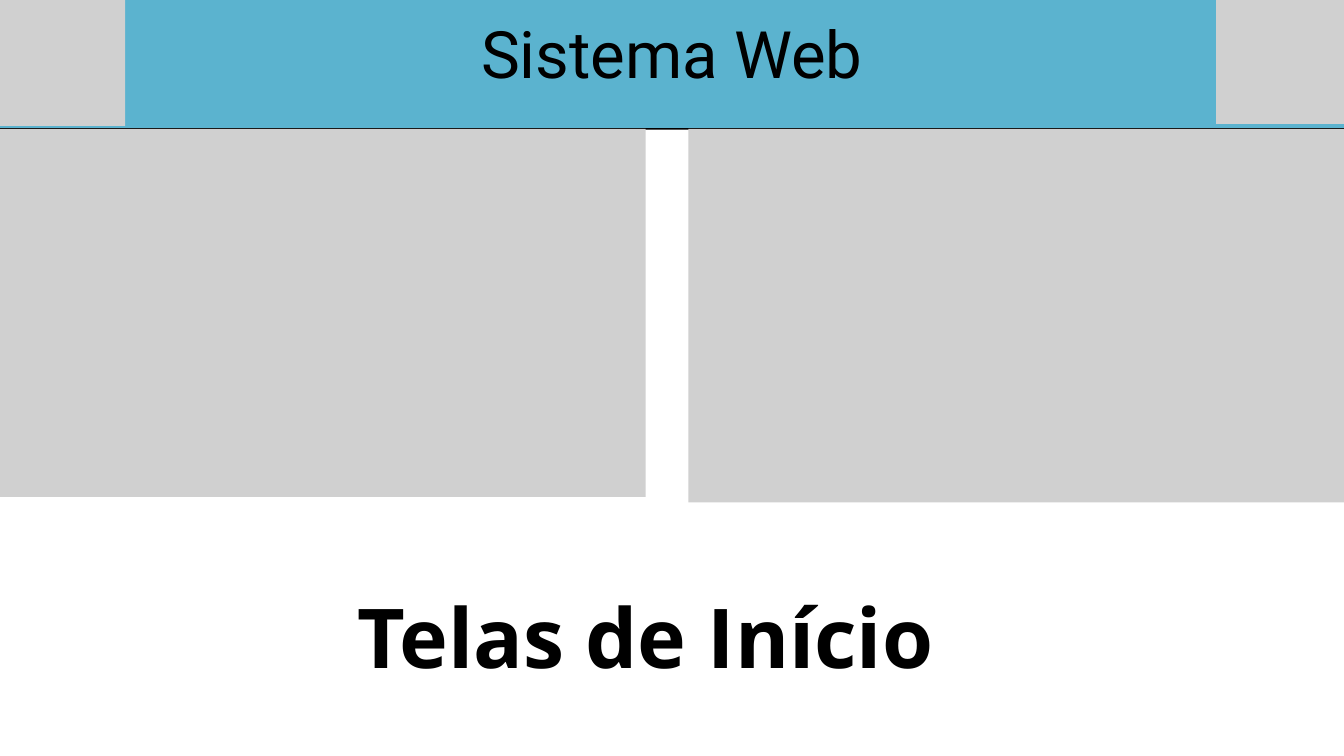
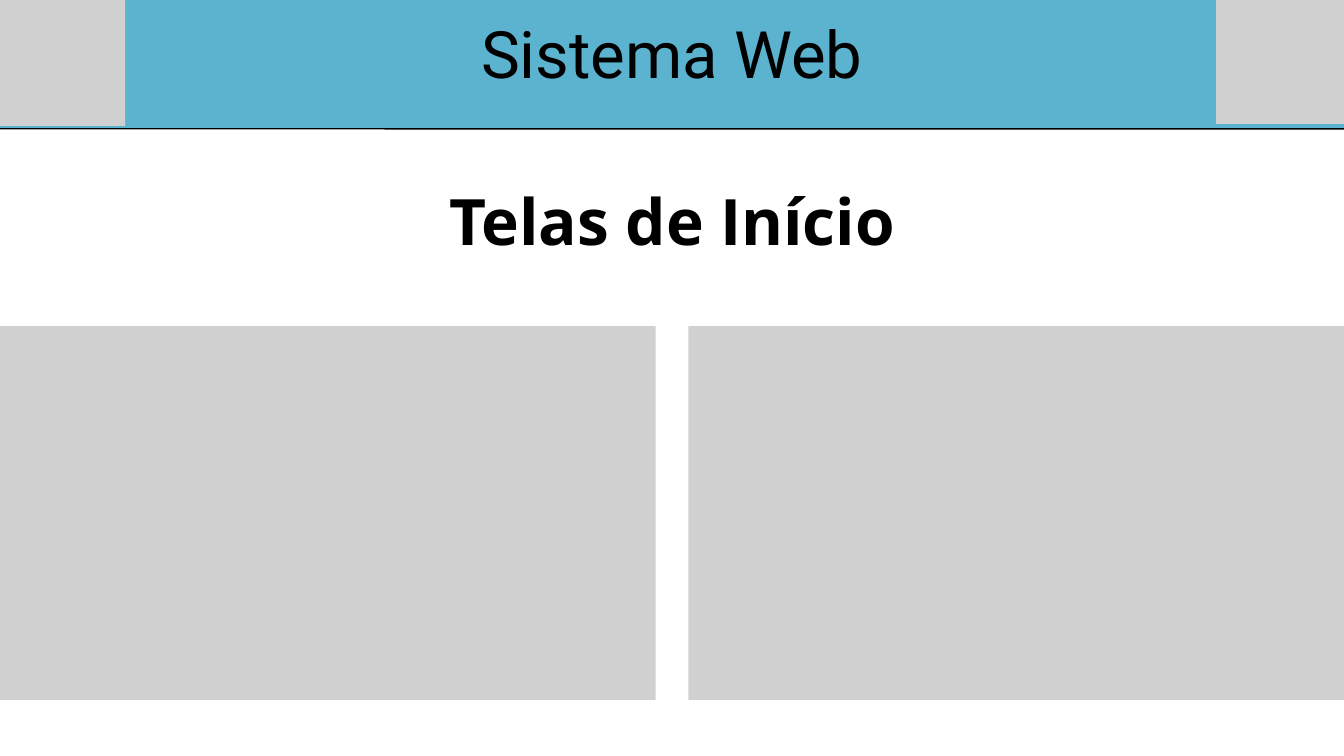
Before and after one commit to Bandclay-j/projeto_integrador_telemedicina, a slide deck: slide 14 of documentacao/TeleMedicina.pptx (slide 13 before the commit). Drawn at 1344x756 pixels with LibreOffice and Linux fonts; fonts in the diff are those of the drawing; grey boxes stand for pictures. Boxes give left, top, right and bottom in pixels: in the first picture for what was removed or moved away, otherwise in the second. Text is boxed around its words. In the diff, an @@ line names an element or a change of style, - is before the commit and + after.

Commit message:
Apresentação final

```diff
--- a/documentacao/TeleMedicina.pptx
+++ b/documentacao/TeleMedicina.pptx
@@ picture removed at bbox=[0, 129, 646, 497] @@
@@ text "Telas de Início": place and size @@
-text "Telas de Início" at bbox=[357, 604, 933, 669]
+text "Telas de Início" at bbox=[449, 196, 894, 246]
@@ text "Telas de Início" at bbox=[449, 196, 894, 246]: size 88.5 to 68.5 pt; line spacing 123.8pt to 95.8pt @@
@@ picture added at bbox=[0, 326, 655, 700] @@
@@ picture: place and size @@
-picture at bbox=[689, 129, 1344, 503]
+picture at bbox=[689, 326, 1344, 700]
```
Also in this commit, not shown: 5 other slides changed, 10 slides added.
